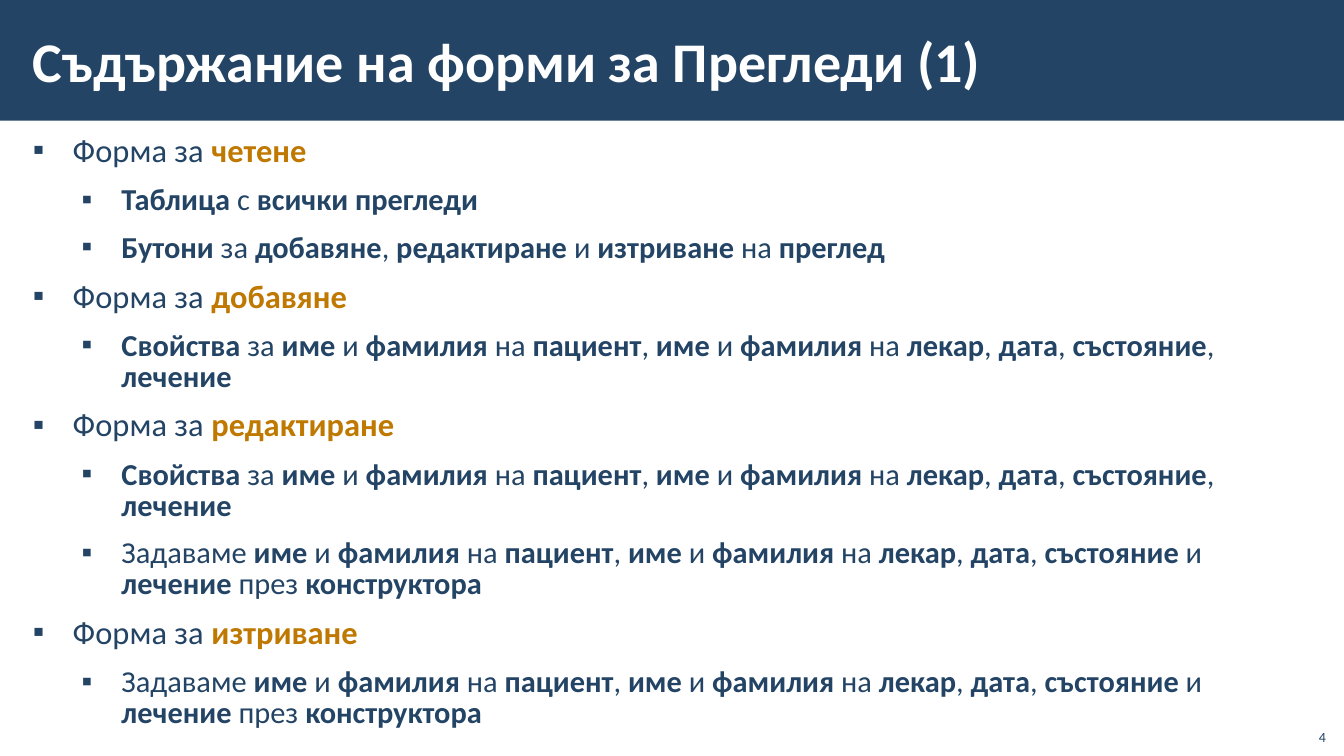
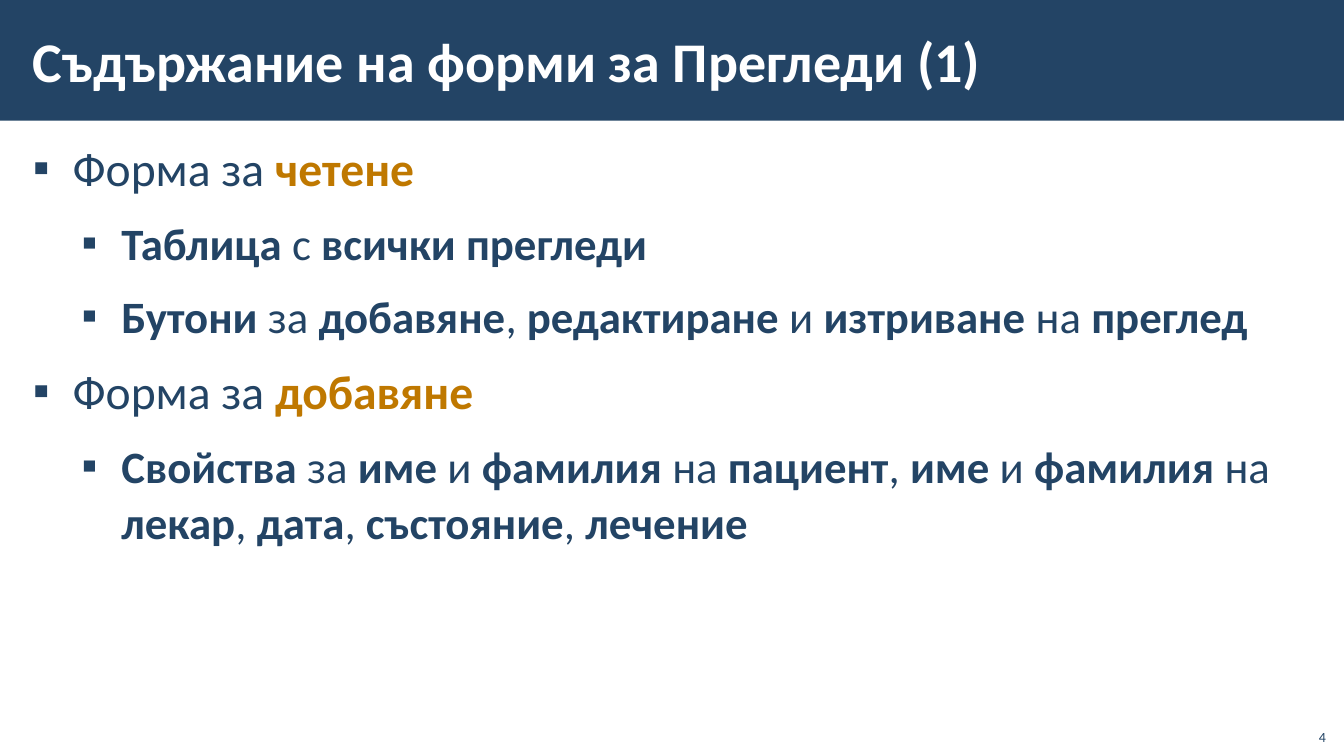
Before and after one commit to BG-IT-Edu/School-Programming, a slide deck: slide 4 of Courses/Software-Sciences/Module-4-Information-Systems-New/12-Implementation-of-Information-System/12-Implementation-of-Information-System-Third-Part.pptx. Drawn at 1344x756 pixels with LibreOffice and Linux fonts; fonts in the diff are those of the drawing; background and template pictures are left out. Boxes give left, top, right and bottom in pixels: in the first picture for what was removed or moved away, otherwise in the second. Text is boxed around its words. In the diff, an @@ line names an element or a change of style, - is before the commit and + after.

```diff
--- a/Courses/Software-Sciences/Module-4-Information-Systems-New/12-Implementation-of-Information-System/12-Implementation-of-Information-System-Third-Part.pptx
+++ b/Courses/Software-Sciences/Module-4-Information-Systems-New/12-Implementation-of-Information-System/12-Implementation-of-Information-System-Third-Part.pptx
@@ text "Форма за четене" at (73, 154, 1270, 547): size 23.2 to 34 pt in "Форма за четене", "Форма за добавяне"; size 21.7 to 32 pt in "Таблица с всички прегледи", "Бутони за добавяне, редактиране и изтриване на ...", "Свойства за име и фамилия на пациент, ..."; line spacing 0.85 to 1.05 @@
@@ text at (73, 414, 1215, 728): paragraphs removed @@
-▪ Форма за редактиране
-  ▪ Свойства за име и фамилия на пациент, име и фамилия на лекар, дата, състояние, лечение
-  ▪ Задаваме име и фамилия на пациент, име и фамилия на лекар, дата, състояние и лечение през конструктора
-▪ Форма за изтриване
-  ▪ Задаваме име и фамилия на пациент, име и фамилия на лекар, дата, състояние и лечение през конструктора
```
Also in this commit, not shown: 39 other slides changed, 5 slides added.
